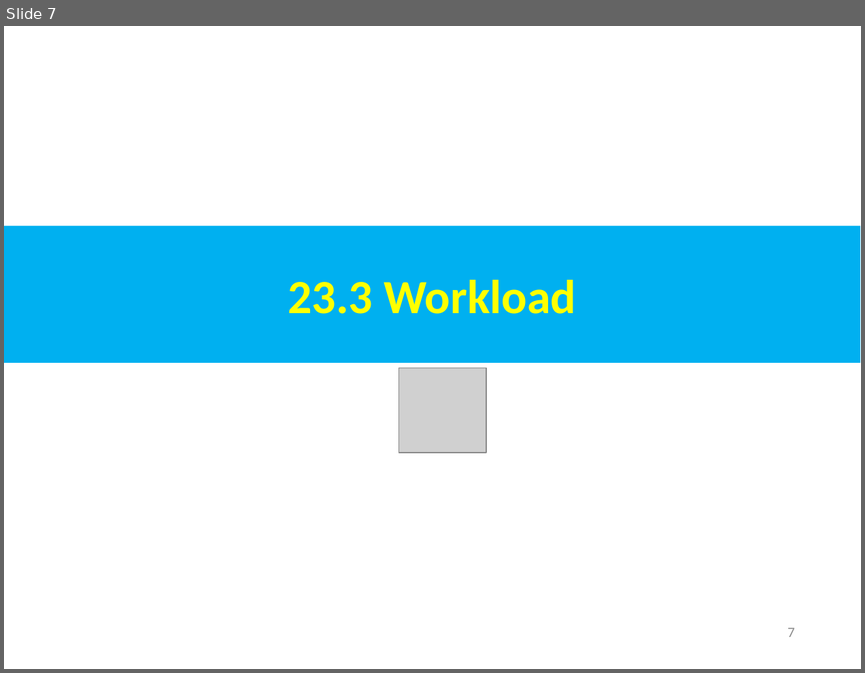
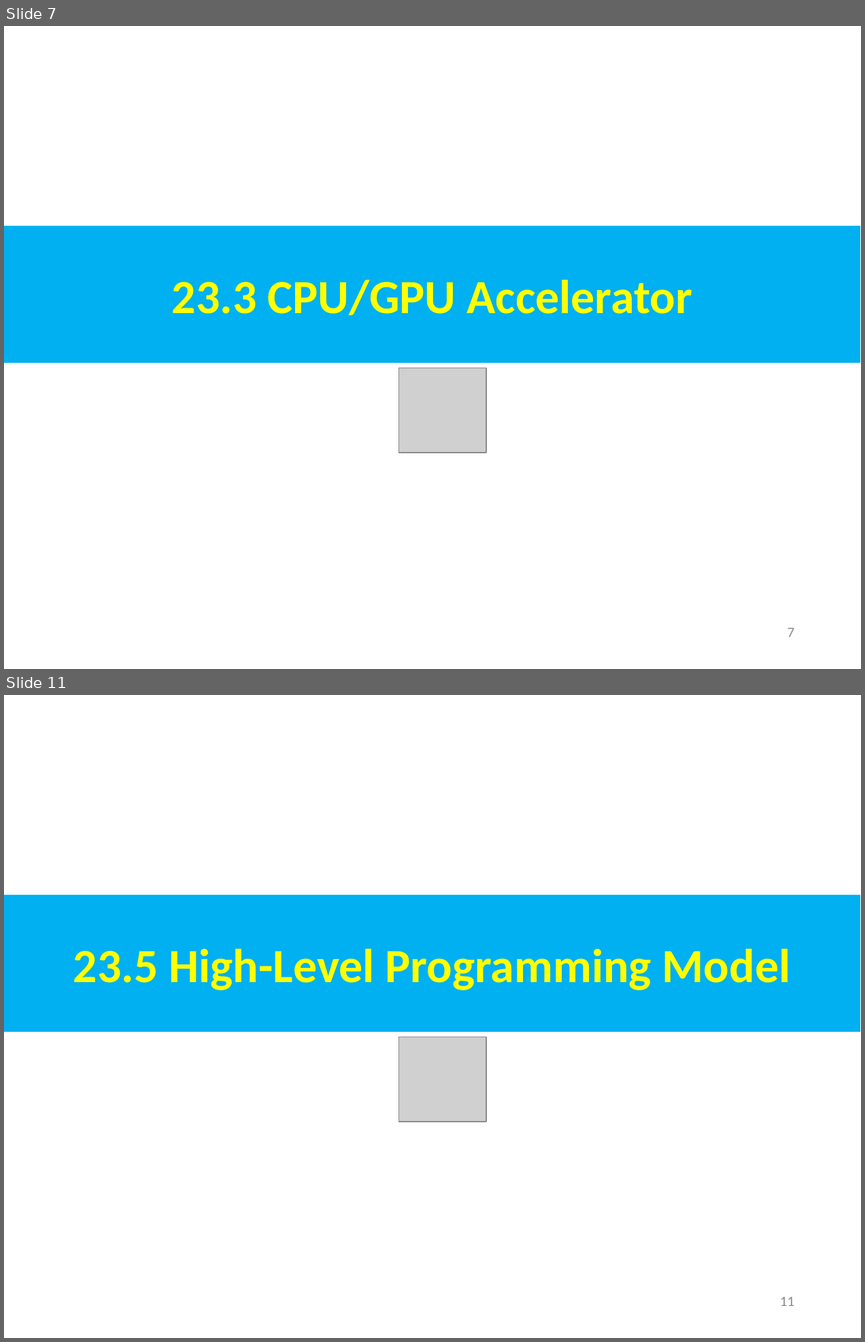
Before and after one commit to peterhchen/AIU_CS800_Chisel, a slide deck: 500_UCSC_HWD/023_Taskflow/000_Video/023.Taskflow.ppt. Shown one above the other, each under a label of ours: slide 7 before the commit, slides 7 and 11 after it; the slides between them are not shown. The pictures are 865x673 and 865x1342 pixels, drawn with LibreOffice and Linux fonts; fonts in the diff are those of the drawing; grey boxes stand for pictures. Boxes give left, top, right and bottom in pixels: in the first picture for what was removed or moved away, otherwise in the second. Text is boxed around its words. In the diff, an @@ line names an element or a change of style, - is before the commit and + after.

```diff
--- a/500_UCSC_HWD/023_Taskflow/000_Video/023.Taskflow.ppt
+++ b/500_UCSC_HWD/023_Taskflow/000_Video/023.Taskflow.ppt
@@ slide 11 added at (4, 695, 861, 1338), background #FFFFFF @@
@@ rectangle added at (4, 895, 860, 1032), fill #00B0F0, 40 pt, text #FFFF00, bold @@
+23.5 High-Level Programming Model
@@ picture added at (399, 1037, 486, 1121) @@
@@ page number added at (780, 1296, 794, 1306), 12 pt, text #8B8B8B @@
+11
@@ slide 7 changed as well @@
@@ text in rectangle at (172, 280, 692, 316): text changed @@
-23.3 Workload
+23.3 CPU/GPU Accelerator
```
Also in this commit, not shown: 1 other slide changed, 3 other slides added.
